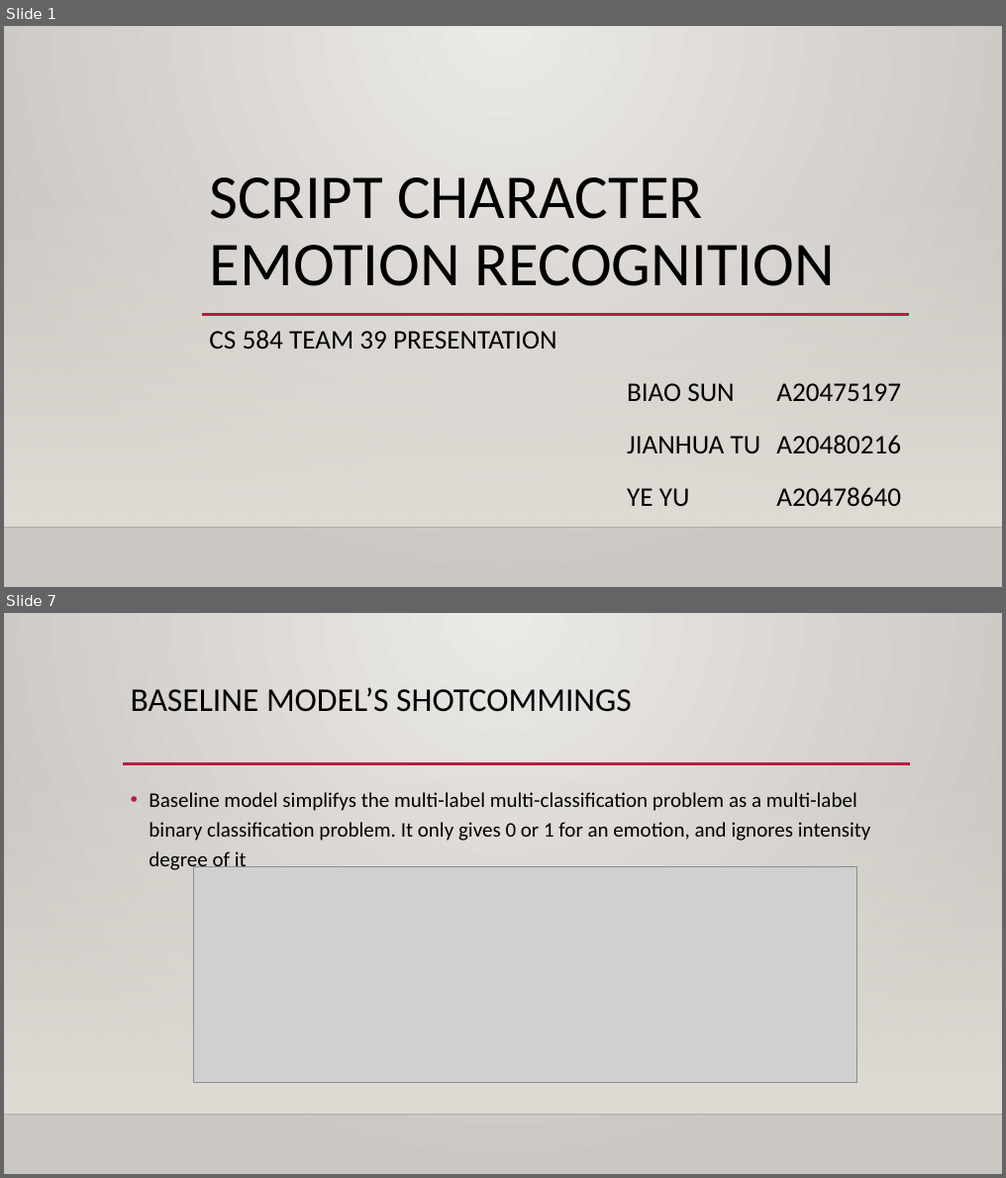
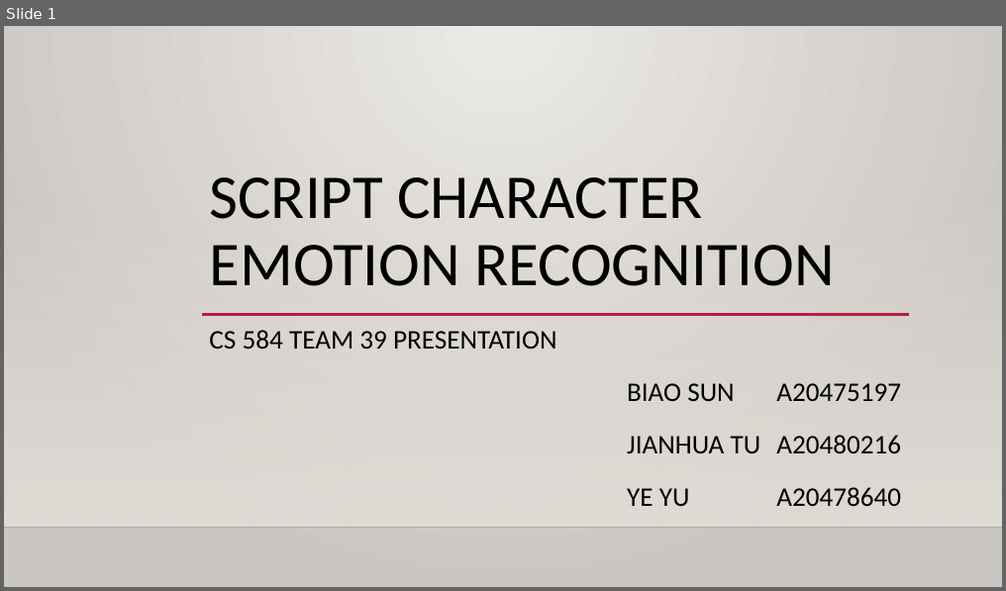
Before and after one commit to ErinYY/IIT-CS584-course-project-script_emotion, a slide deck: CS584_Team39_Presentation1.pptx. Shown one above the other, each under a label of ours: slides 1 and 7 before the commit, slide 1 after it; the slides between them are not shown. The pictures are 1006x1178 and 1006x591 pixels, drawn with LibreOffice and Linux fonts; fonts in the diff are those of the drawing; grey boxes stand for pictures; background and template pictures are left out. Boxes give left, top, right and bottom in pixels: in the first picture for what was removed or moved away, otherwise in the second. Text is boxed around its words. In the diff, an @@ line names an element or a change of style, - is before the commit and + after.

```diff
--- a/CS584_Team39_Presentation1.pptx
+++ b/CS584_Team39_Presentation1.pptx
@@ slide 7 removed at <box>4,613,1002,1174</box>, background gradient #ECEAE7 to #CAC7C1; not listed: 2 template elements that a slide beside it also shows @@
@@ title removed at <box>131,687,632,712</box> @@
-BASELINE MODEL’S SHOTCOMMINGS
@@ line removed from (123, 764) to (910, 764) @@
@@ text removed at <box>149,792,871,873</box> @@
-• Baseline model simplifys the multi-label multi-classification problem as a multi-label binary classification problem. It only gives 0 or 1 for an emotion, and ignores intensity degree of it
@@ picture removed at <box>193,866,856,1082</box> @@
```
Also in this commit, not shown: 5 slides changed, 4 other slides removed.
